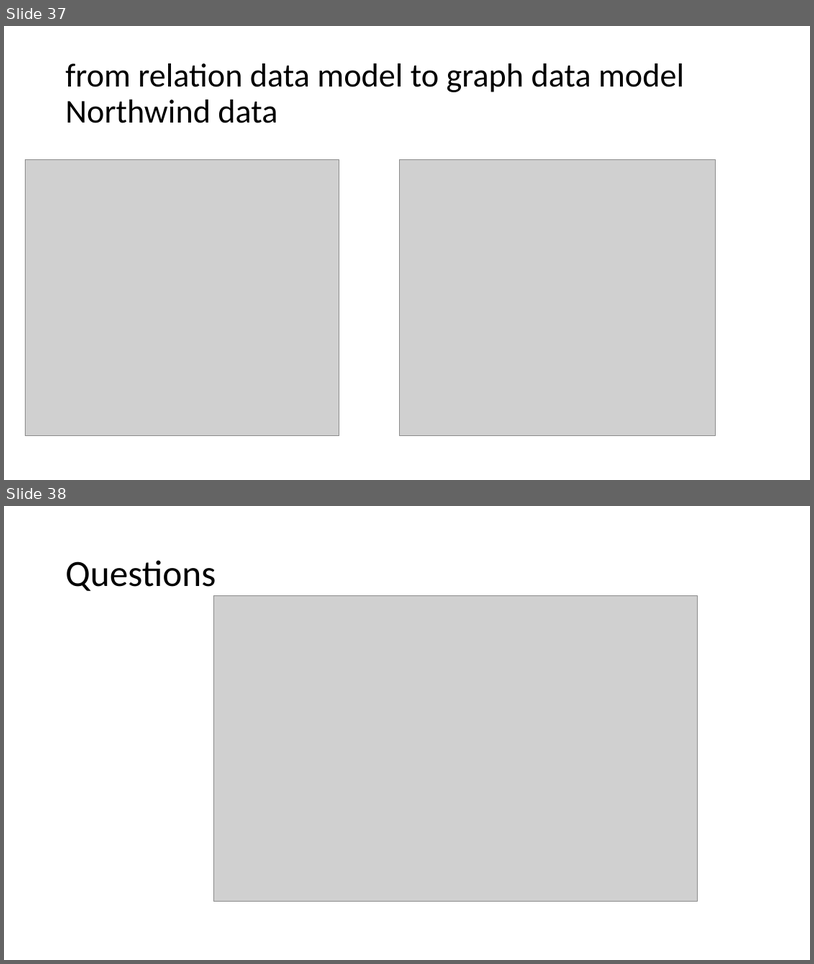
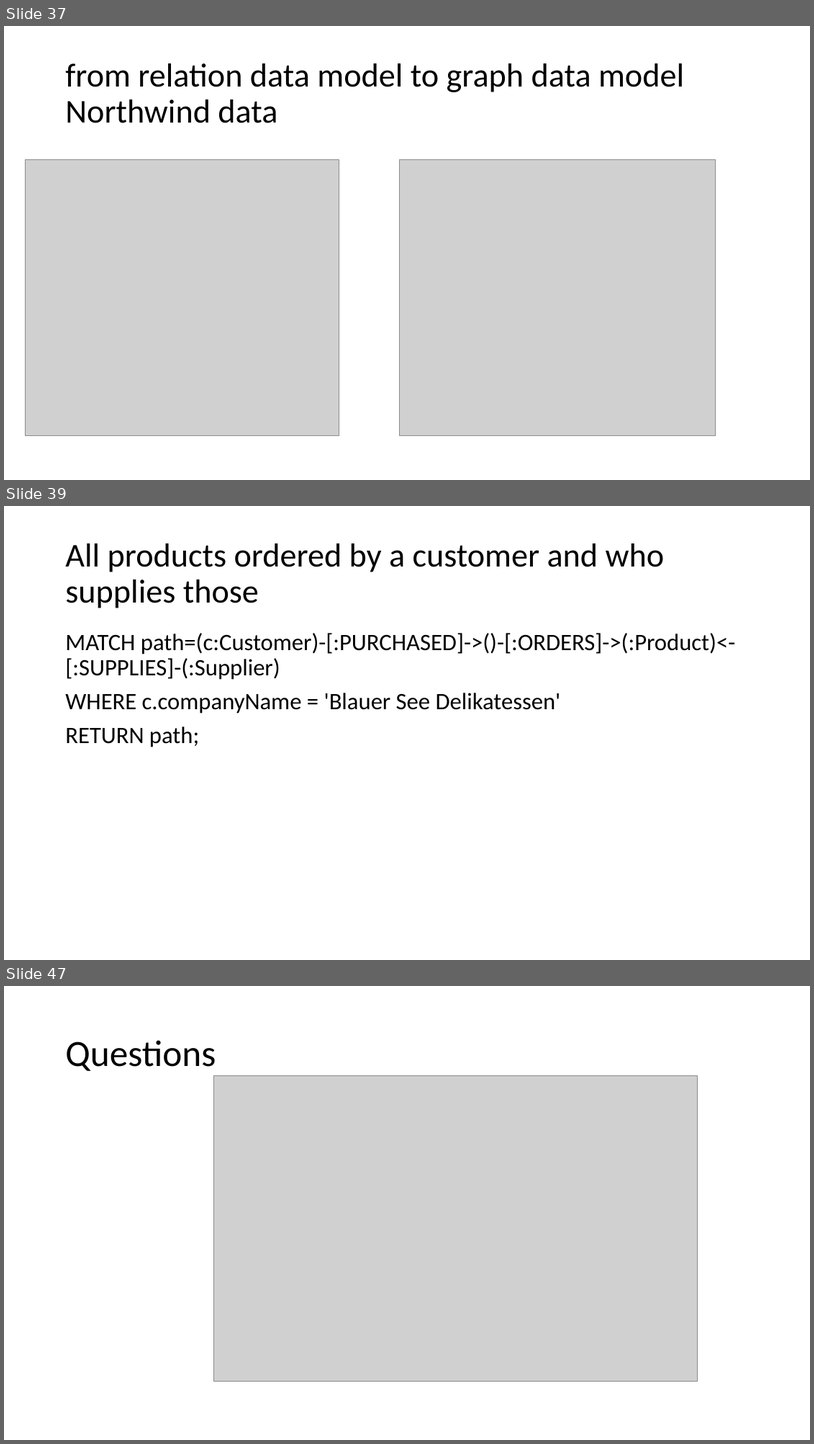
Before and after one commit to motazsaad/Exploratory-Analysis-of-Big-Data, a slide deck: PPT slides/02 EDABDC - Data Models - part 2.pptx. Shown one above the other, each under a label of ours: slides 37 and 38 before the commit, slides 37, 39 and 47 after it; the slides between them are not shown. The pictures are 814x964 and 814x1444 pixels, drawn with LibreOffice and Linux fonts; fonts in the diff are those of the drawing; grey boxes stand for pictures. Boxes give left, top, right and bottom in pixels: in the first picture for what was removed or moved away, otherwise in the second. Text is boxed around its words. In the diff, an @@ line names an element or a change of style, - is before the commit and + after.

```diff
--- a/PPT slides/02 EDABDC - Data Models - part 2.pptx
+++ b/PPT slides/02 EDABDC - Data Models - part 2.pptx
@@ slide 39 added at box(4, 506, 810, 960), background #FFFFFF @@
@@ title added at box(65, 543, 665, 608), 39.6 pt, text #000000 @@
+All products ordered by a customer and who supplies those
@@ text added at box(65, 633, 736, 747), 28 pt, text #000000 @@
+MATCH path=(c:Customer)-[:PURCHASED]->()-[:ORDERS]->(:Product)<-[:SUPPLIES]-(:Supplier)
+WHERE c.companyName = 'Blauer See Delikatessen'
+RETURN path;
@@ what was slide 38 is now slide 47 @@
```
Also in this commit, not shown: 8 other slides added.
